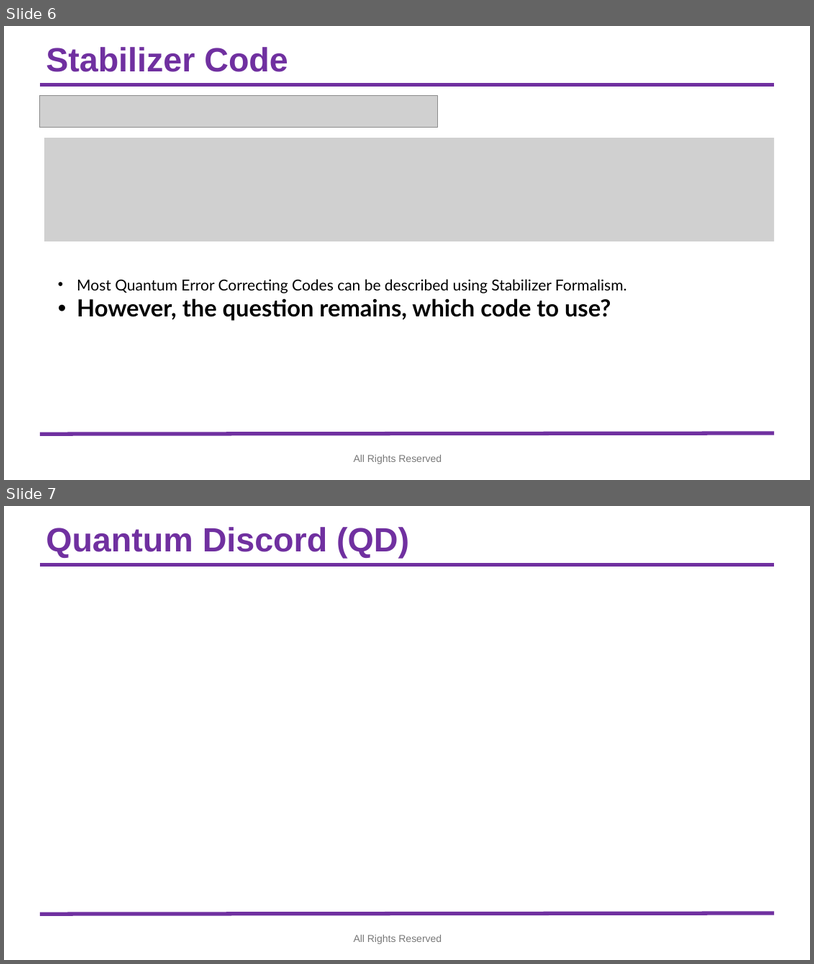
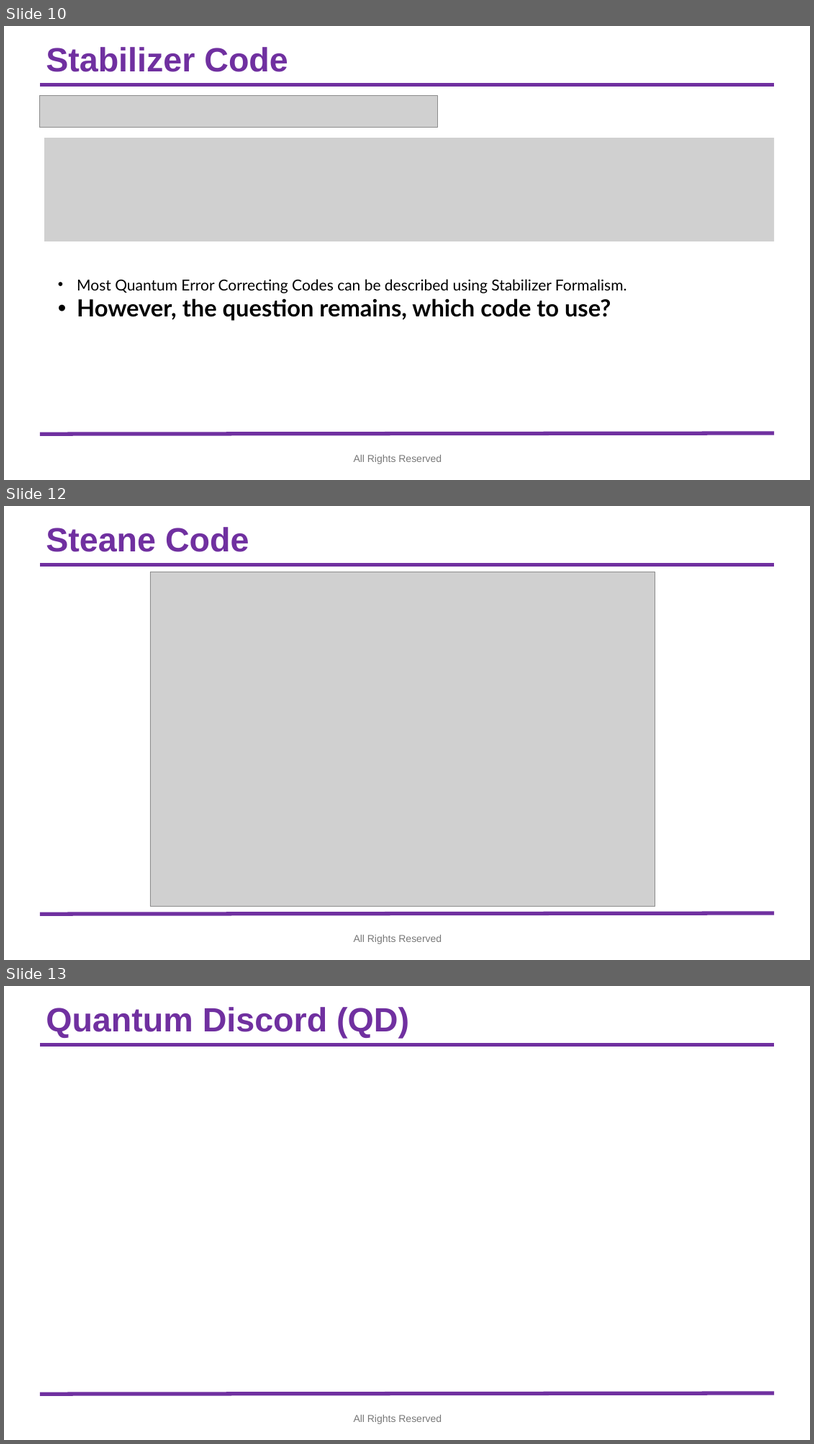
Before and after one commit to syedshubha/QNET25_Shubha, a slide deck: Teleportation_Fidelity.pptx. Shown one above the other, each under a label of ours: slides 6 and 7 before the commit, slides 10, 12 and 13 after it; the slides between them are not shown. The pictures are 814x964 and 814x1444 pixels, drawn with LibreOffice and Linux fonts; fonts in the diff are those of the drawing; grey boxes stand for pictures; background and template pictures are left out. Boxes give left, top, right and bottom in pixels: in the first picture for what was removed or moved away, otherwise in the second. Text is boxed around its words. In the diff, an @@ line names an element or a change of style, - is before the commit and + after.

```diff
--- a/Teleportation_Fidelity.pptx
+++ b/Teleportation_Fidelity.pptx
@@ slide 12 added at (4, 506, 810, 960), background #FFFFFF; not listed: 2 template elements that a slide beside it also shows @@
@@ title added at (46, 527, 250, 552), 40 pt, text #7030A0, bold @@
+Steane Code
@@ picture added at (150, 572, 656, 906) @@
@@ text added at (354, 934, 442, 944), 12 pt, text #797979 @@
+All Rights Reserved
@@ what was slide 6 is now slide 10 @@
@@ what was slide 7 is now slide 13 @@
```
Also in this commit, not shown: 4 slides changed, 5 other slides added.
